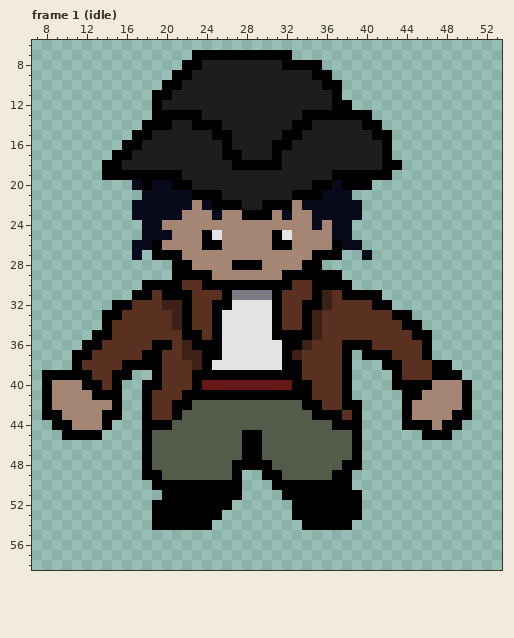
One commit to this pixel-art file: Sloop_Unity/Assets/player sprite/animatedplayer1.aseprite. The first picture shows the starting point.
60x60 pixels, 9 frames. Shown: frame 1 (idle): x 7..53, y 6..58. The commit also changed other frames, which this record leaves out.
Once edited:
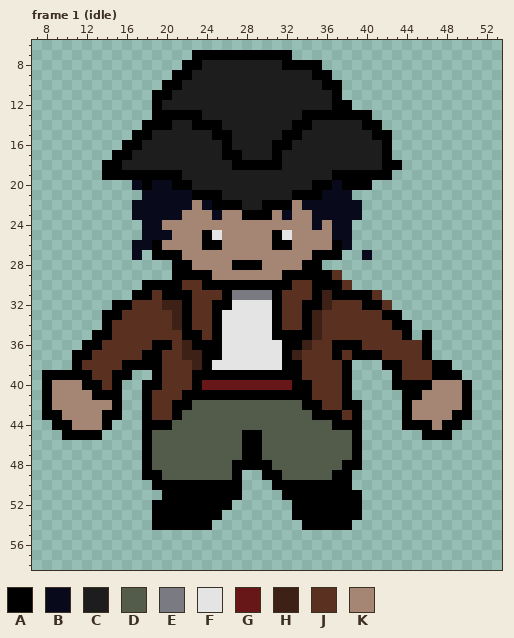
Palette (. is transparent): A #000000  B #08091b  C #1d1d1e  D #535c4a  E #7a7a82  F #e4e4e4  G #671717  H #3e2116  J #5a3020  K #a58674
What changed:
Frame 1 (idle), layer "lineart":
The edit adds colour A in row 37 at x 39.
Colour J gives way to colour A in row 31 at x 37; in row 32 at x 40; in row 33 at x 42; in row 34 at x 43; in row 35 at x 44; in rows 36 to 37 at x 37.
Colour A gives way to colour J in row 29 at x 37; in row 30 at x 38; in row 31 at x 41; in row 32 at x 42; in row 36 at x 40; in row 37 at x 38 and 42.
Colour A is gone in row 33 at x 44; in rows 34 to 35 at x 45.
Colour B is gone in row 26 at x 39.
Changed places in both pictures, as pixel boxes (x1, y1, x2, y2):
changed: (332, 240, 422, 360)
